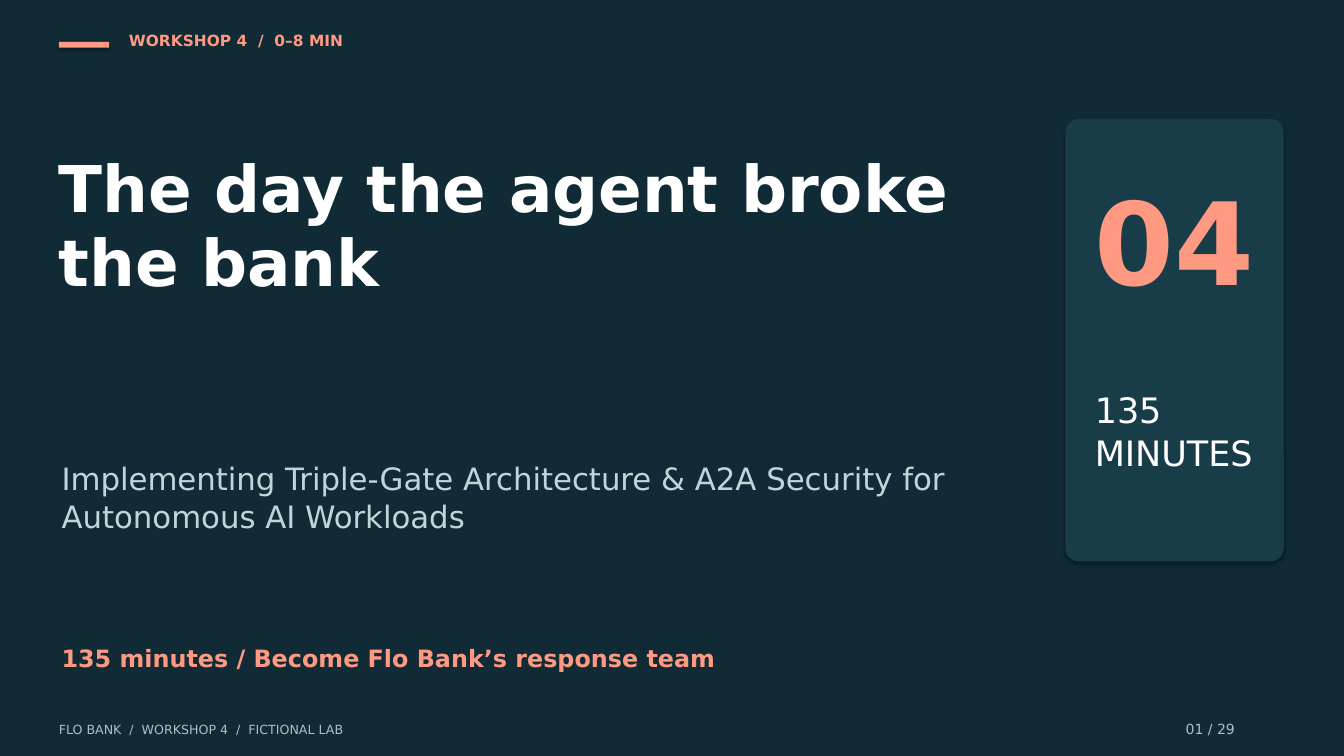
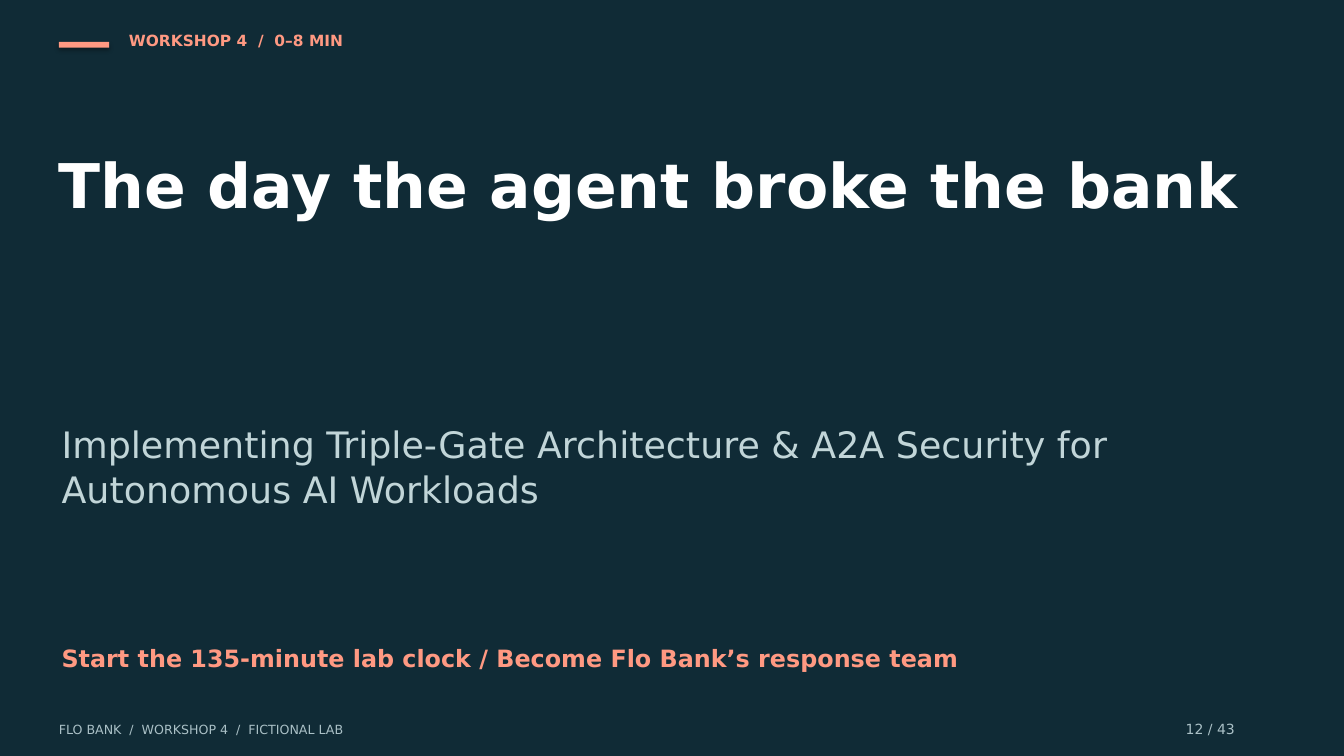
Before and after one commit to r-rai/flow-workshops-triple-gateway, a slide deck: slide 12 of docs/workshops/presentations/flo-bank-workshop-4.pptx (slide 1 before the commit). Drawn at 1344x756 pixels with LibreOffice and Linux fonts; fonts in the diff are those of the drawing. Boxes give left, top, right and bottom in pixels: in the first picture for what was removed or moved away, otherwise in the second. Text is boxed around its words. In the diff, an @@ line names an element or a change of style, - is before the commit and + after.

```diff
--- a/docs/workshops/presentations/flo-bank-workshop-4.pptx
+++ b/docs/workshops/presentations/flo-bank-workshop-4.pptx
@@ rounded rectangle removed at box(1066, 119, 1285, 562) @@
@@ text at box(59, 161, 1237, 221): text changed; size 46 to 44 pt @@
-The day the agent broke
-the bank
+The day the agent broke the bank
@@ text removed at box(1095, 199, 1255, 287) @@
-04
@@ text removed at box(1095, 397, 1253, 467) @@
-135
-MINUTES
@@ text "Implementing Triple-Gate Architecture & A2A ...": place and size @@
-text "Implementing Triple-Gate Architecture & A2A ..." at box(62, 466, 944, 529)
+text "Implementing Triple-Gate Architecture & A2A ..." at box(62, 430, 1107, 504)
@@ text "Implementing Triple-Gate Architecture & A2A ..." at box(62, 430, 1107, 504): size 22 to 26 pt; line spacing 27.5pt to 32.5pt @@
@@ text at box(62, 649, 957, 672): text changed @@
-135 minutes / Become Flo Bank’s response team
+Start the 135-minute lab clock / Become Flo Bank’s response team
@@ text at box(1186, 723, 1235, 734): text changed @@
-01 / 29
+12 / 43
```
Also in this commit, not shown: 28 other slides changed, 14 slides added, 20 other files.
